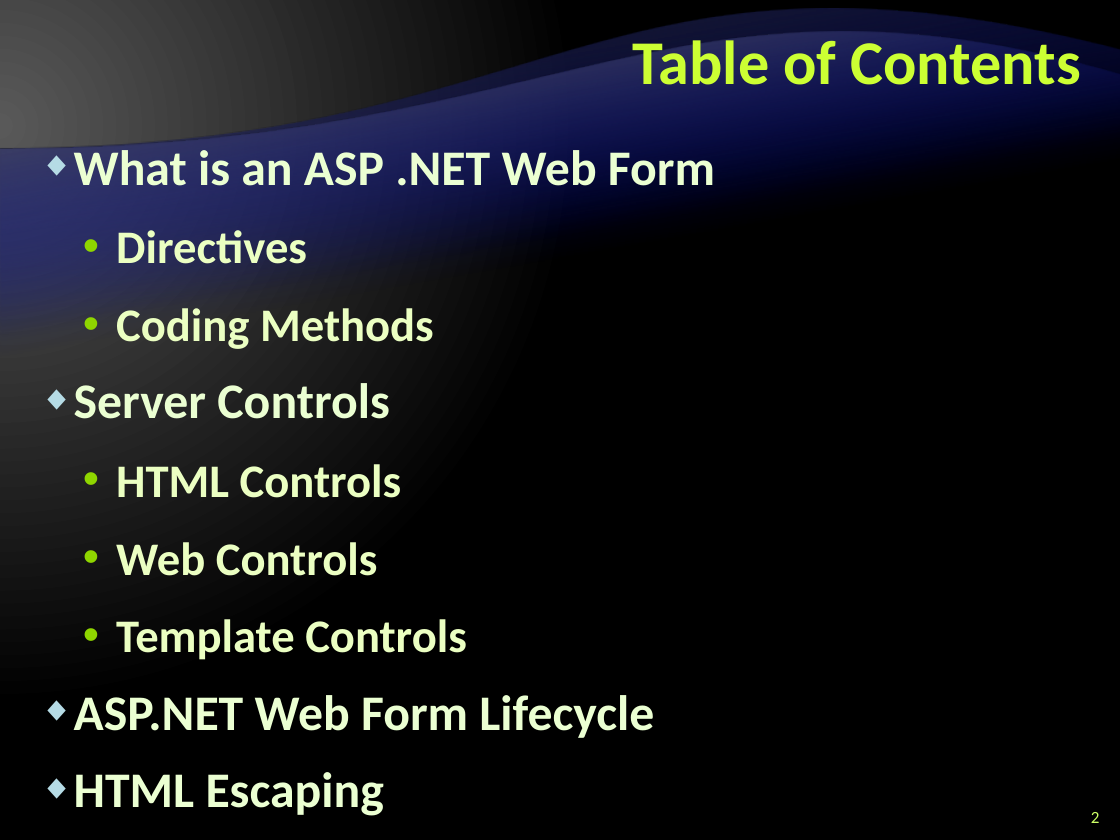
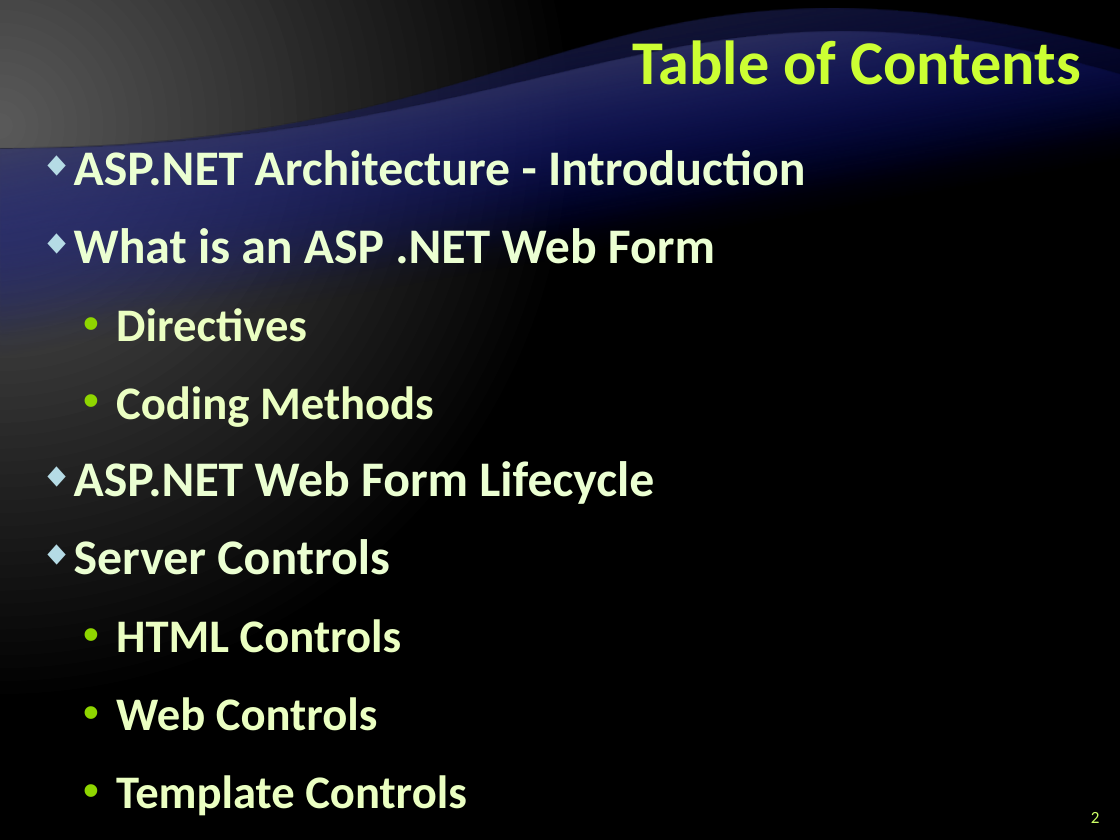
Before and after one commit to Graveheart/aspnetcourse, a slide deck: slide 2 of lectures/8. ASP.NET – Part I.pptx. Drawn at 1120x840 pixels with LibreOffice and Linux fonts; fonts in the diff are those of the drawing; background and template pictures are left out. Boxes give left, top, right and bottom in pixels: in the first picture for what was removed or moved away, otherwise in the second. Text is boxed around its words. In the diff, an @@ line names an element or a change of style, - is before the commit and + after.

```diff
--- a/lectures/8. ASP.NET – Part I.pptx
+++ b/lectures/8. ASP.NET – Part I.pptx
@@ text at bbox=[74, 150, 805, 197]: paragraph added @@
+◆ ASP.NET Architecture - Introduction
@@ text at bbox=[74, 461, 654, 504]: paragraph added @@
+◆ ASP.NET Web Form Lifecycle
@@ text at bbox=[74, 695, 654, 816]: paragraphs removed @@
-◆ ASP.NET Web Form Lifecycle
-◆ HTML Escaping
```
Also in this commit, not shown: 2 other slides changed, 24 slides added, 1 slide removed.
